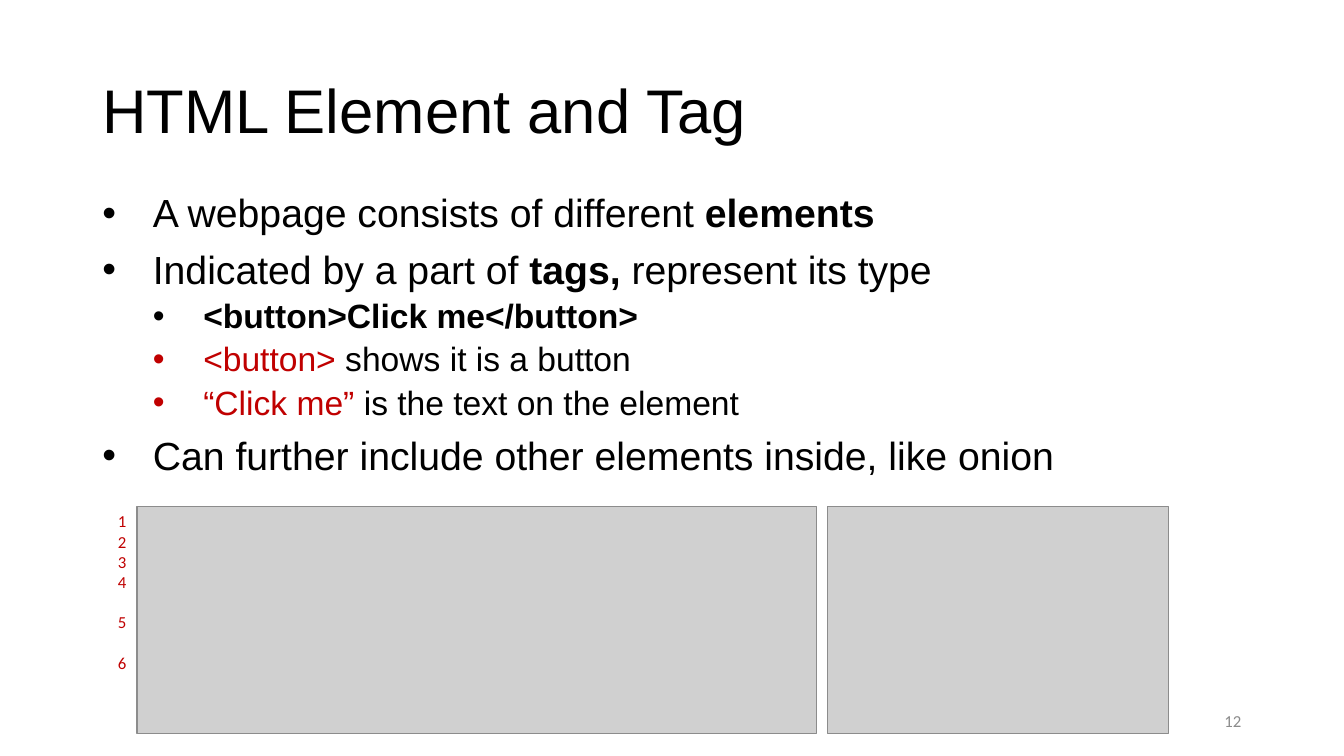
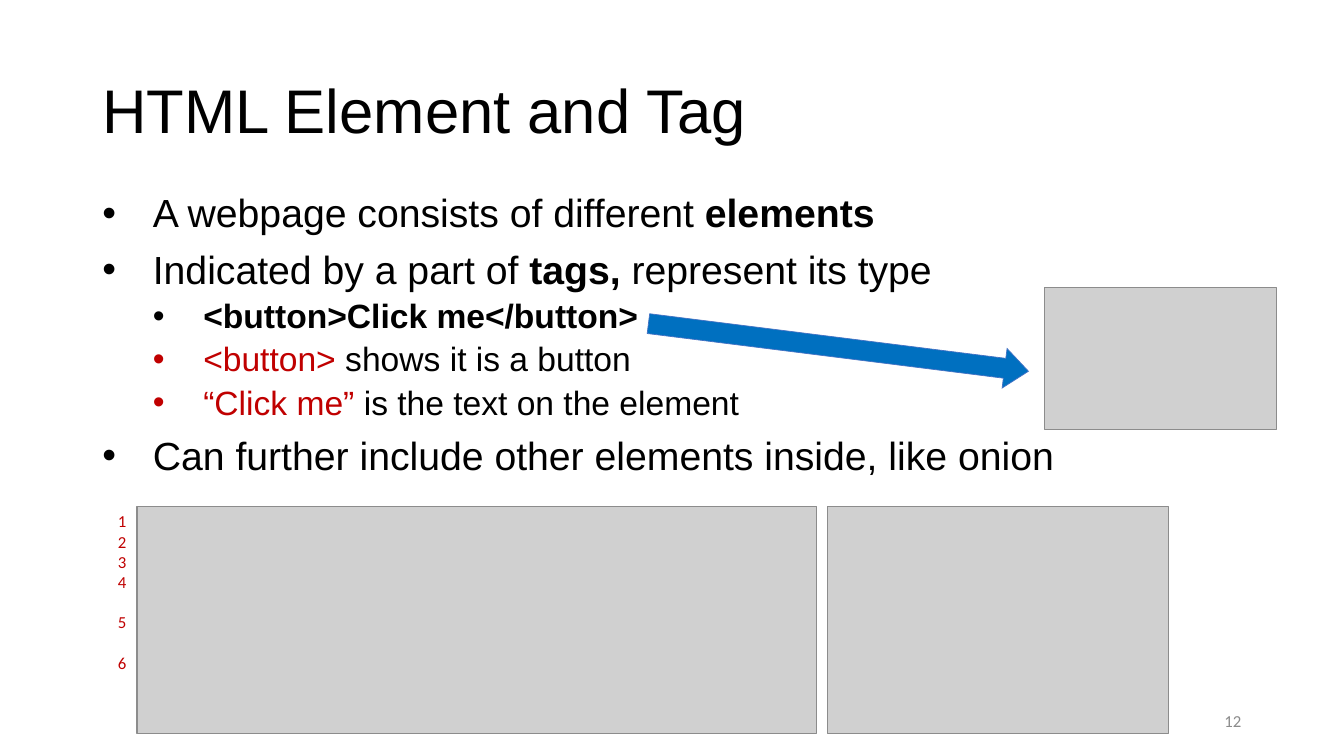
Before and after one commit to xiaohuiliugis/UCGIS-Fullstack-Geovisualization-Workshop, a slide deck: slide 12 of doc/presentation.pptx. Drawn at 1344x756 pixels with LibreOffice and Linux fonts; fonts in the diff are those of the drawing; grey boxes stand for pictures; background and template pictures are left out. Boxes give left, top, right and bottom in pixels: in the first picture for what was removed or moved away, otherwise in the second. Text is boxed around its words. In the diff, an @@ line names an element or a change of style, - is before the commit and + after.

```diff
--- a/doc/presentation.pptx
+++ b/doc/presentation.pptx
@@ picture added at [1045,287,1276,430] @@
@@ right arrow added at [646,304,1031,391], fill #0070C0, outline #4472C4 0.5 pt @@
```
Also in this commit, not shown: 6 other slides changed, 1 other file.
